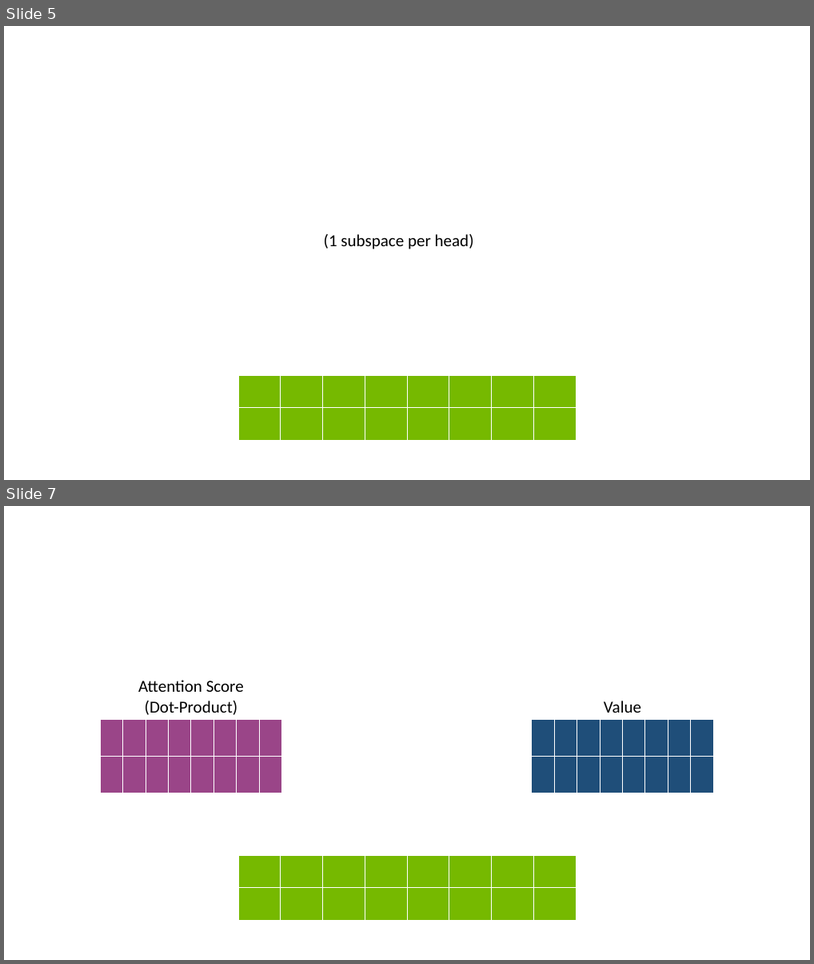
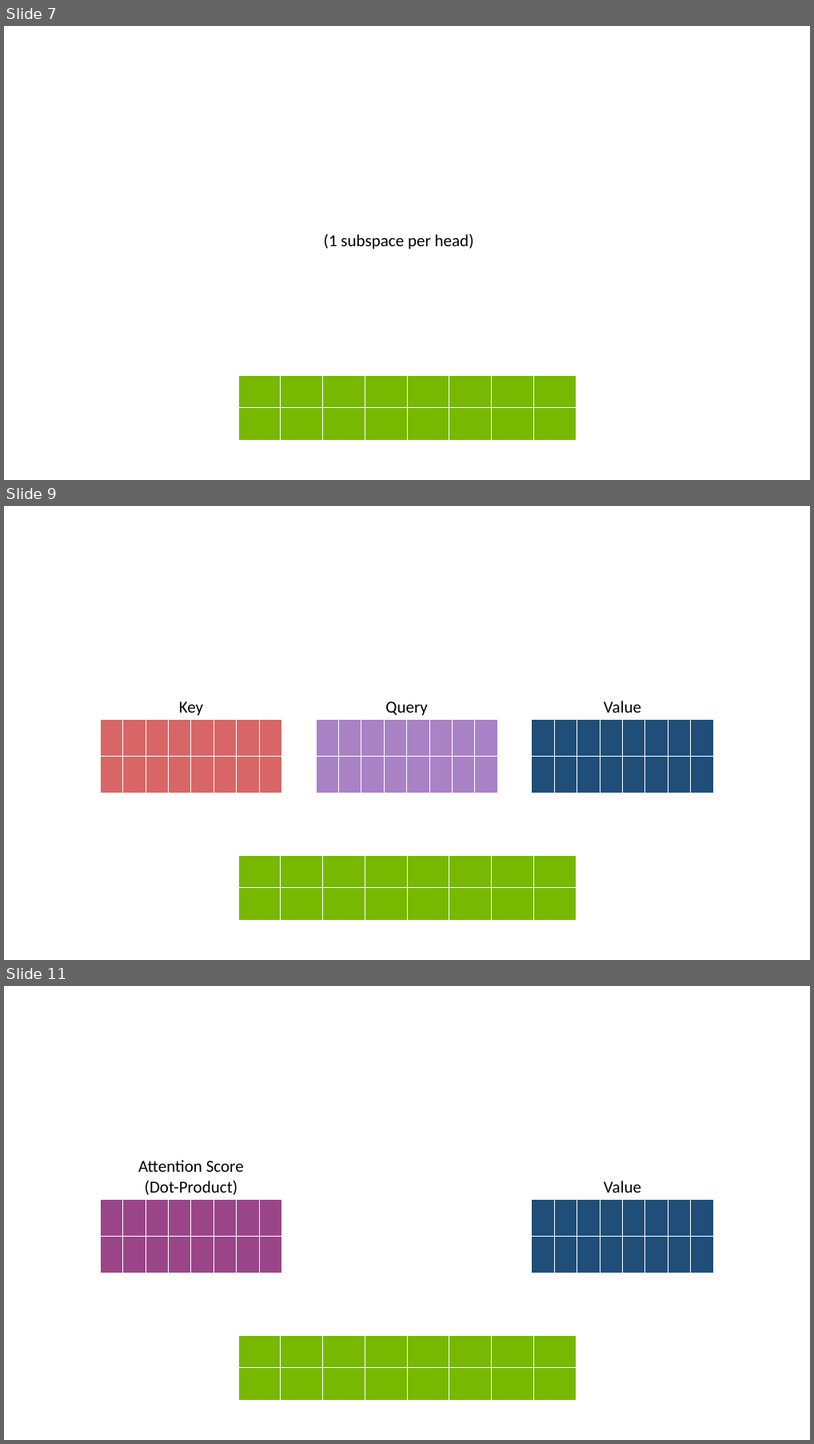
Before and after one commit to tlkh/dnn_animations, a slide deck: src/MHA_Animation.pptx. Shown one above the other, each under a label of ours: slides 5 and 7 before the commit, slides 7, 9 and 11 after it; the slides between them are not shown. The pictures are 814x964 and 814x1444 pixels, drawn with LibreOffice and Linux fonts; fonts in the diff are those of the drawing. Boxes give left, top, right and bottom in pixels: in the first picture for what was removed or moved away, otherwise in the second. Text is boxed around its words. In the diff, an @@ line names an element or a change of style, - is before the commit and + after.

```diff
--- a/src/MHA_Animation.pptx
+++ b/src/MHA_Animation.pptx
@@ slide 9 added at bbox=[4, 506, 810, 960], background #FFFFFF @@
@@ table added at bbox=[100, 720, 284, 792], 2 rows, 8 columns @@
+ |  |  |  |  |  |  | 
+ |  |  |  |  |  |  | 
@@ text added at bbox=[179, 701, 203, 716], 20 pt, text #000000 @@
+Key
@@ table added at bbox=[316, 720, 500, 792], 2 rows, 8 columns @@
+ |  |  |  |  |  |  | 
+ |  |  |  |  |  |  | 
@@ text added at bbox=[386, 701, 428, 716], 20 pt, text #000000 @@
+Query
@@ table added at bbox=[532, 720, 716, 792], 2 rows, 8 columns @@
+ |  |  |  |  |  |  | 
+ |  |  |  |  |  |  | 
@@ text added at bbox=[604, 700, 642, 712], 20 pt, text #000000 @@
+Value
@@ table added at bbox=[238, 855, 578, 920], 2 rows, 8 columns @@
+ |  |  |  |  |  |  | 
+ |  |  |  |  |  |  | 
@@ what was slide 5 is now slide 7 @@
@@ what was slide 7 is now slide 11 @@
```
Also in this commit, not shown: 1 slide changed, 5 other slides added, 2 other files.
